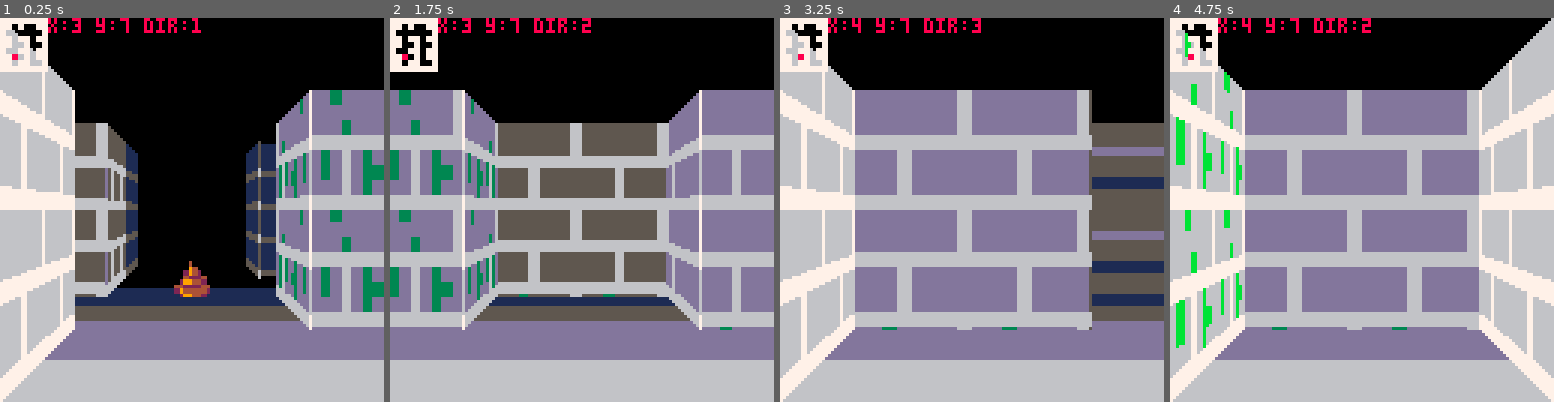
Above: before the commit, frames 1-4 (left to right).
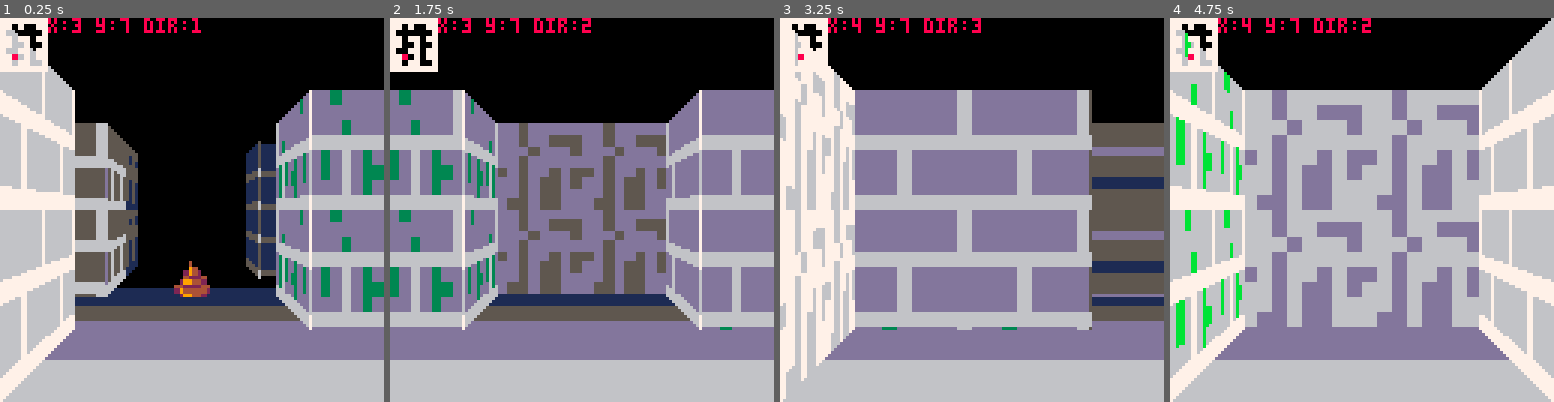
Above: after the commit, the same moments.

Repository: b4dr1ck/Pico8
Game: PICO-8 cartridge 3d_dungeon.p8
Two runs of this game, one before a commit and one after it. Both use one fixed random seed, a clock stepped at 60 frames per second and the inputs below.
Inputs (mouse positions are in pixels of both pictures, inside the frame that each line leads up to):
- Up to frame 1 (0.25 s): no input
- Up to frame 2 (1.75 s): click (670, 121) at 0.67 s; click (436, 267) at 1.22 s; hold Right from 1.6 s (still down)
- Up to frame 3 (3.25 s): click (887, 114) at 1.77 s; release Right at 2.1 s; hold Up 2.15-2.42 s; click (952, 259) at 2.32 s; hold Right 2.47-3.03 s; click (1014, 106) at 2.87 s; hold Left from 3.08 s (still down)
- Up to frame 4 (4.75 s): click (1465, 256) at 3.42 s; release Left at 3.58 s; hold Down 3.63-3.97 s; click (1231, 102) at 3.97 s; hold Right 4.02-4.68 s; click (1292, 248) at 4.52 s; hold Up from 4.73 s (still down)

The runs differ from the first frame. In frame 1, 0.6% of the frame differs, in the area x 32-36%, y 32-68%; in frame 2, 15%; in frame 3, 8.3%; in frame 4, 19%, in the area x 19-81%, y 18-82%.

Commit message:
CHANGE: 3d_dungeon.p8: txt in game-map gespeichert

Diff:
--- a/3d_dungeon.p8
+++ b/3d_dungeon.p8
@@ -15,21 +16,23 @@
 11111111
 15030011
 10000001
-11013011
+17013011
 11005003
 10031051
-11001031
+11007031
 13011001
-11511111
+11511171
 ]]
 	mapdata=create_level_map(leveldesign)
-	mapdata[5][3]["floor"] = 5
-	mapdata[3][4]["floor"] = 6
-	mapdata[5][6]["floor"] = 15
+	mapdata[5][3]["floor"] = 64
+	mapdata[5][3]["txt"]="it's shit, yeah..."
+	mapdata[3][4]["floor"] = 65
+	mapdata[5][6]["floor"] = 66
 	player={
 		x=3,
 		y=7,
 		dir=1,
+		text="",
 	}
 	vectors = {
 	  {c={0,-1},l={-1,0},r={1,0}},
@@ -59,6 +62,7 @@
  end
 
  if btnp(⬆️) then
+	 player.text=""
   local cx=player.x+vectors[player.dir].c[1] * 1
   local cy=player.y+vectors[player.dir].c[2] * 1
  	if tonum(mapdata[cy][cx].tile) == 0 then
@@ -68,6 +72,7 @@
 	end
 
  if btnp(⬇️) then
+	 player.text=""
   local cx=player.x-vectors[player.dir].c[1] * 1
   local cy=player.y-vectors[player.dir].c[2] * 1
  	if tonum(mapdata[cy][cx].tile) == 0 then
@@ -75,6 +80,10 @@
  		player.y=cy
  	end
 	end
+
+	-- trigger on tile
+	player.text=mapdata[player.y][player.x]["txt"]
+
 end
 
 function _draw()
@@ -157,6 +166,12 @@
 	-- hud
  print("x:"..player.x.." y:"..player.y.." dir:"..player.dir,16,0,8)
 
+ if #player.text > 0 then
+  local x=64-(#player.text*2)
+  rectfill(0,62,127,71,7)
+ 	print(player.text,x,64,8)
+ end
+
 	-- mouse
 	--circfill(mousex,mousey,1,8)
 	--print("x: "..mousex.." y: " ..mousey)
@@ -196,13 +211,6 @@
 			tline(x,cy-h,x,cy+h,u,texture_y,0,vh/(2*h))
 		end
 	end
-
-	-- object
---	local x=ceil(x0+(x1-x0)/2)
---	local y=127-x
---	circfill(x,y,1,8)
---	circfill(x,64,1,8)
---	circfill(x,x,1,8)
 end
 
 -- frontwall(zindex,dir,texture_x,texture_y)
@@ -235,21 +243,6 @@
 		local u=texture_x+uw*t
 		tline(x,cy-h,x,cy+h,u,texture_y,0,vh/(2*h))
 	end
-
-	-- object
---	 if dir == 1 then
---  	circfill(zindex*8,cy+h,1,9)
---  	circfill(zindex*8,64,1,9)
---  	circfill(zindex*8,cy-h,1,9)
---		elseif dir == -1 then
---  	circfill(127-zindex*8,cy+h,1,9)
---  	circfill(127-zindex*8,64,1,9)
---  	circfill(127-zindex*8,cy-h,1,9)
---		elseif dir == 0 then
---  	circfill(64,cy+h,1,9)
---  	circfill(64,64,1,9)
---  	circfill(64,cy-h,1,9)
---		end
 end
 
 --	floor(zindex,dir,sprite)
@@ -289,7 +282,11 @@
   local cols=split(rows[y],"",false)
 		if #cols > 0 then
 		 for c=1,#cols do
-		 	cols[c] = {floor=0,tile=cols[c]}
+		 	cols[c] = {
+		 												floor=0,
+		 												tile=cols[c],
+		 												txt="",
+		 												}
 		 end
 			add(dataarray,cols)
 		end
@@ -330,11 +327,45 @@
 
 
 
+…(32 lines of a section not shown)…
 __map__
 0000000000000000000000000000000000000000000000000000000000000000000000000000000000000000000000000000000000000000000000000000000000000000000000000000000000000000000000000000000000000000000000000000000000000000000000000000000000000000000000000000000000000000
 0101020203030404000000000000000000000000000000000000000000000000000000000000000000000000000000000000000000000000000000000000000000000000000000000000000000000000000000000000000000000000000000000000000000000000000000000000000000000000000000000000000000000000
 0101020203030404000000000000000000000000000000000000000000000000000000000000000000000000000000000000000000000000000000000000000000000000000000000000000000000000000000000000000000000000000000000000000000000000000000000000000000000000000000000000000000000000
-0707080809090a0a000000000000000000000000000000000000000000000000000000000000000000000000000000000000000000000000000000000000000000000000000000000000000000000000000000000000000000000000000000000000000000000000000000000000000000000000000000000000000000000000
-0707080809090a0a000000000000000000000000000000000000000000000000000000000000000000000000000000000000000000000000000000000000000000000000000000000000000000000000000000000000000000000000000000000000000000000000000000000000000000000000000000000000000000000000
-0b0b0c0c0d0d0e0e000000000000000000000000000000000000000000000000000000000000000000000000000000000000000000000000000000000000000000000000000000000000000000000000000000000000000000000000000000000000000000000000000000000000000000000000000000000000000000000000
-0b0b0c0c0d0d0e0e000000000000000000000000000000000000000000000000000000000000000000000000000000000000000000000000000000000000000000000000000000000000000000000000000000000000000000000000000000000000000000000000000000000000000000000000000000000000000000000000
+0505060607070808000000000000000000000000000000000000000000000000000000000000000000000000000000000000000000000000000000000000000000000000000000000000000000000000000000000000000000000000000000000000000000000000000000000000000000000000000000000000000000000000
+0505060607070808000000000000000000000000000000000000000000000000000000000000000000000000000000000000000000000000000000000000000000000000000000000000000000000000000000000000000000000000000000000000000000000000000000000000000000000000000000000000000000000000
+09090a0a0b0b0c0c000000000000000000000000000000000000000000000000000000000000000000000000000000000000000000000000000000000000000000000000000000000000000000000000000000000000000000000000000000000000000000000000000000000000000000000000000000000000000000000000
+09090a0a0b0b0c0c000000000000000000000000000000000000000000000000000000000000000000000000000000000000000000000000000000000000000000000000000000000000000000000000000000000000000000000000000000000000000000000000000000000000000000000000000000000000000000000000
+0d0d0e0e0f0f1010000000000000000000000000000000000000000000000000000000000000000000000000000000000000000000000000000000000000000000000000000000000000000000000000000000000000000000000000000000000000000000000000000000000000000000000000000000000000000000000000
+0d0d0e0e0f0f1010000000000000000000000000000000000000000000000000000000000000000000000000000000000000000000000000000000000000000000000000000000000000000000000000000000000000000000000000000000000000000000000000000000000000000000000000000000000000000000000000
Not shown, changed: 40 lines of the sprite sheet (__gfx__) section of 3d_dungeon.p8
